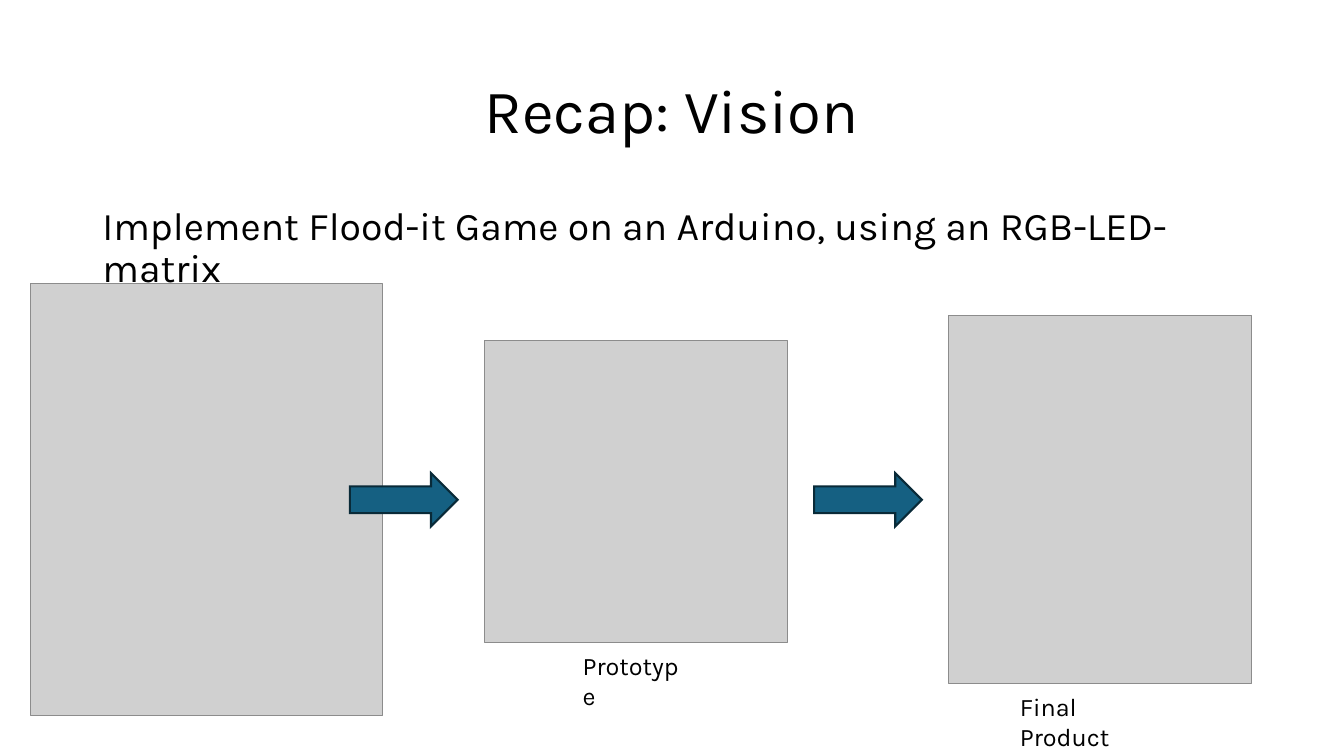
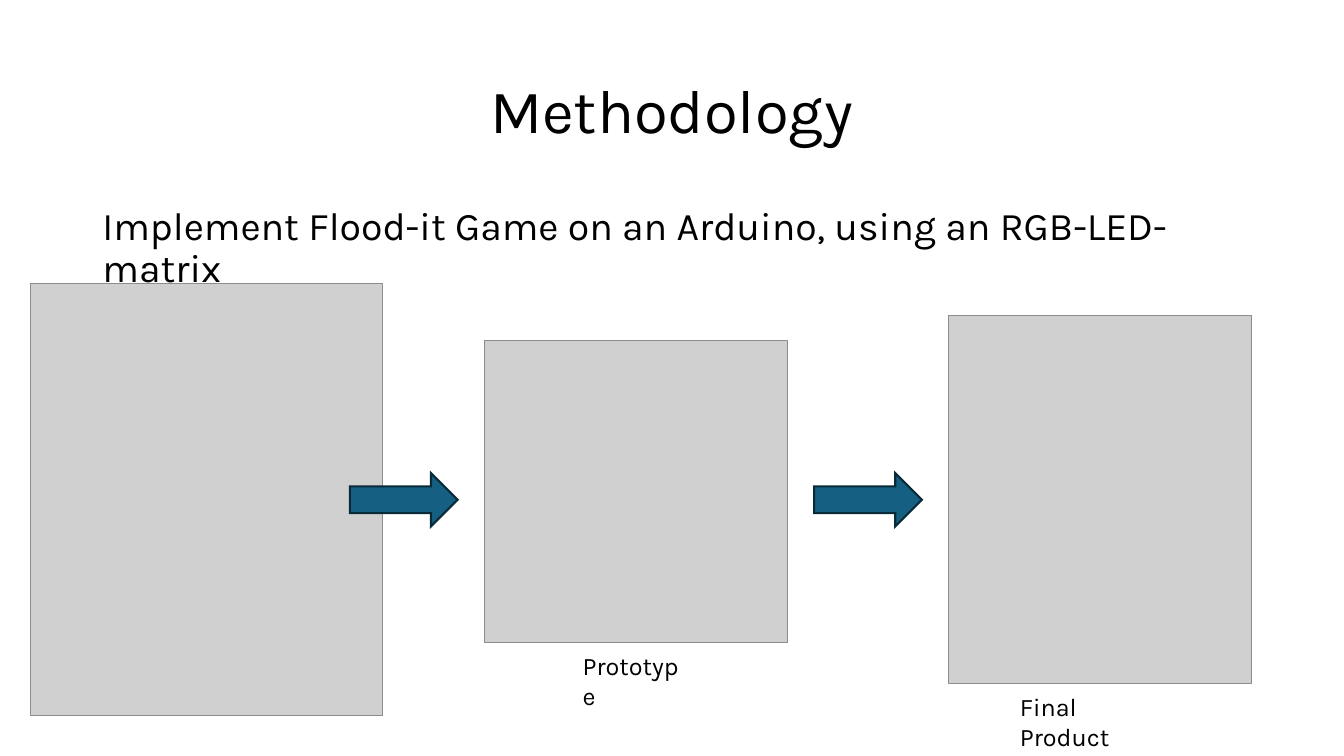
Before and after one commit to AlexMarggraf/Flooduino, a slide deck: slide 2 of recources/Final_Presentation.pptx. Drawn at 1344x756 pixels with LibreOffice and Linux fonts; fonts in the diff are those of the drawing; grey boxes stand for pictures. Boxes give left, top, right and bottom in pixels: in the first picture for what was removed or moved away, otherwise in the second. Text is boxed around its words. In the diff, an @@ line names an element or a change of style, - is before the commit and + after.

```diff
--- a/recources/Final_Presentation.pptx
+++ b/recources/Final_Presentation.pptx
@@ title at [490, 91, 853, 148]: text changed @@
-Recap: Vision
+Methodology
```
Also in this commit, not shown: 1 other slide changed.
